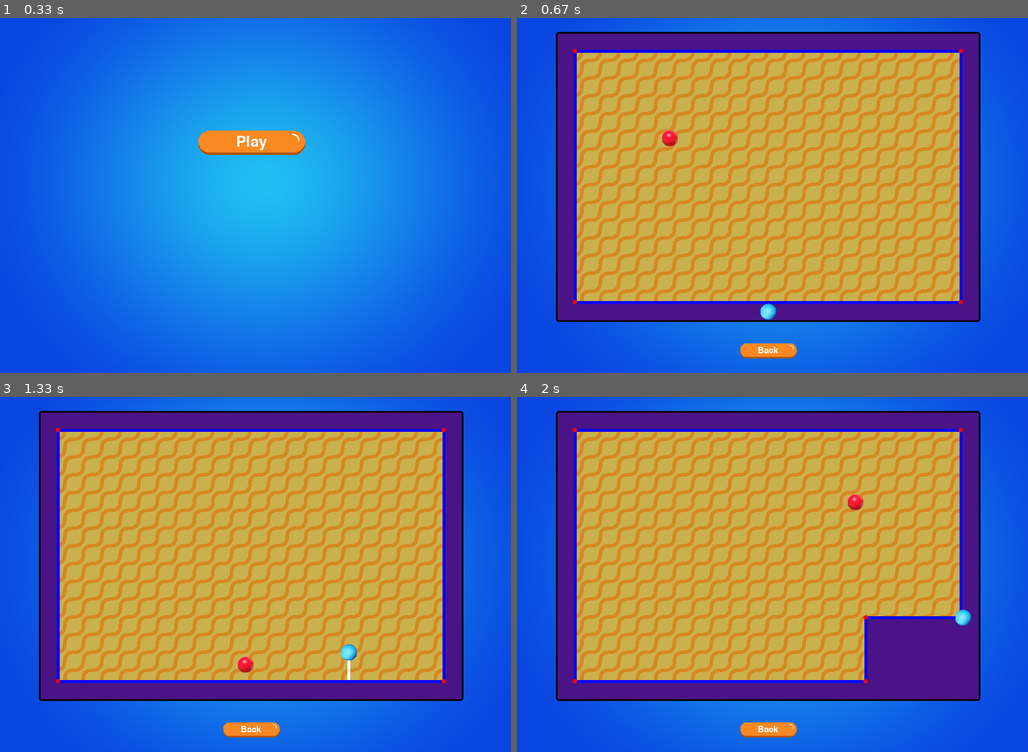
Above: before the commit, frames 1-4 (two rows, left to right).
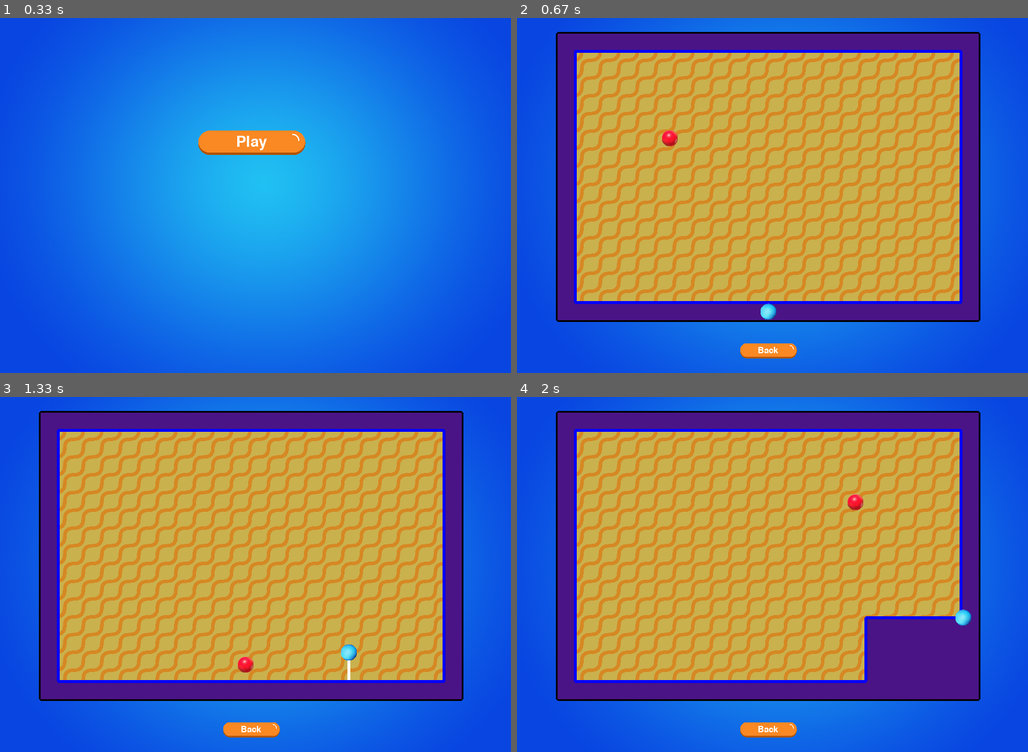
Above: after the commit, the same moments.

Repository: YoniPony1/occupy-game
Game: pygame game, started from game.py
The game is run twice, just before and just after one commit, with the same random seed, the same clock (stepped at 60 frames per second) and the same inputs.
Inputs:
- Up to frame 1 (0.33 s): no input
- Up to frame 2 (0.67 s): click "Play" at 0.38 s
- Up to frame 3 (1.33 s): hold Right 0.67-1.13 s; hold Up from 1.17 s (still down)
- Up to frame 4 (2 s): release Up at 1.47 s; hold Right 1.5-1.97 s

Frame 1 is identical in both runs. In frame 2, less than 0.1% of the frame differs, in the area x 10-88%, y 8-81%; in frame 3, less than 0.1%; in frame 4, less than 0.1%.

Commit message:
Update game.py

Diff:
--- a/game.py
+++ b/game.py
@@ -108,6 +108,7 @@
         self.ball = pygame.image.load("ball5.png")
 
         # vars
+        self.testing = False
         self.area1, self.area2 = [], []
         self.board_size = []
         self.board_area = []
@@ -634,13 +635,14 @@
                 self.draw_occupied_area()
                 self.balls()
 
-
-                # testing
                 if self.field_lines1:
                     for line in self.field_lines1:
                         pygame.draw.line(self.window, "blue", line[0], line[1], 5)
-                for point in self.field_points:
-                    pygame.draw.circle(self.window, "red", point, 4)
+                # testing
+                if self.testing:
+
+                    for point in self.field_points:
+                        pygame.draw.circle(self.window, "red", point, 4)
                 # self.window.blit(self.maskimg2, self.player_rect)
                 # self.window.blit(self.maskimg, self.field_rect.topleft)
                 # pygame.draw.circle(self.window, "red", self.field_rect.topleft, 5)
